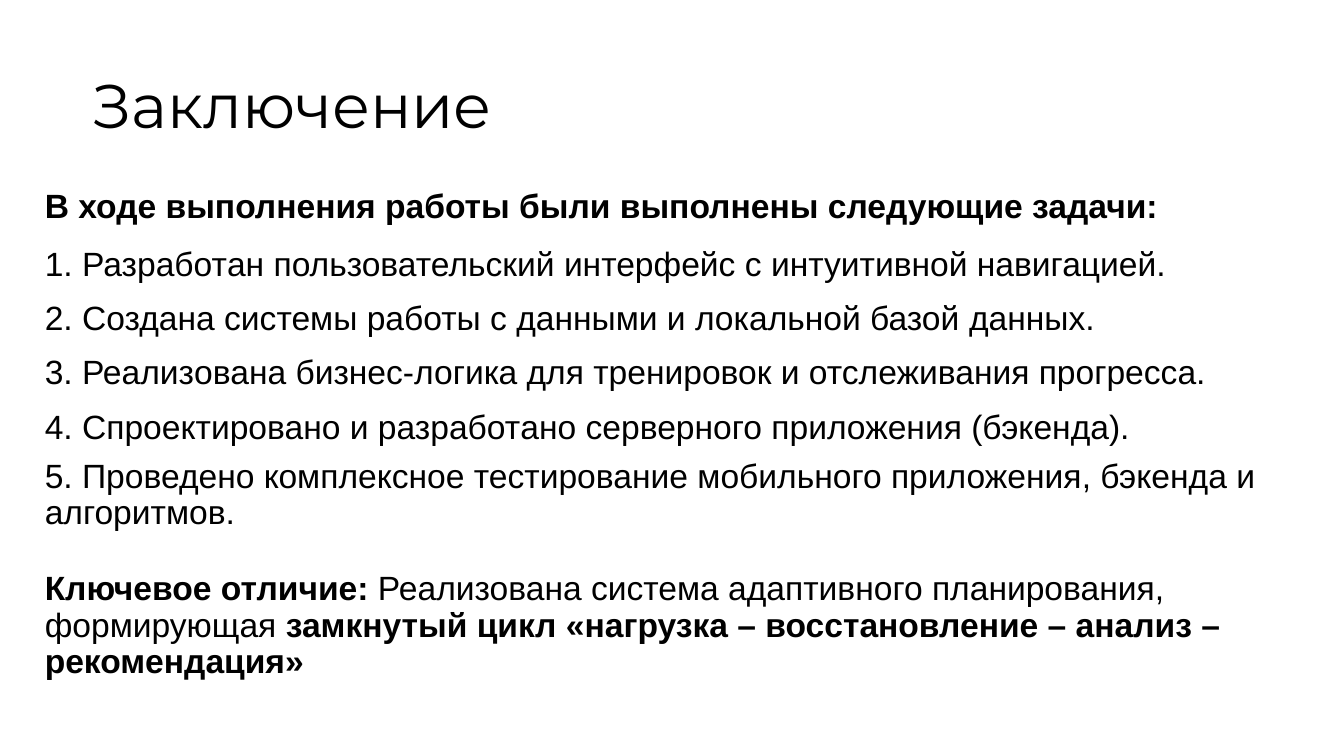
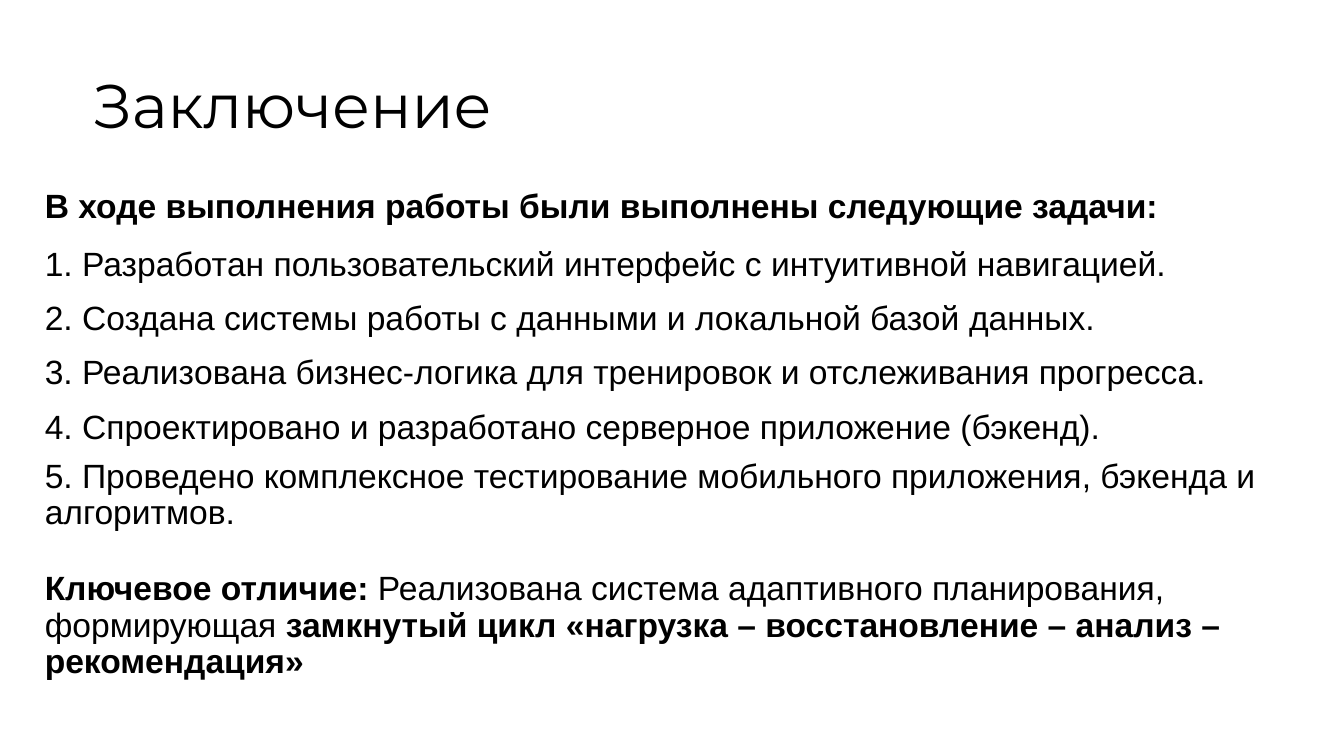
Before and after one commit to vafeenHub/VSU-scientific-activities_6-7-8-semester, a slide deck: slide 11 of src/works/diploma/presentation.odp. Drawn at 1344x756 pixels with LibreOffice and Linux fonts; fonts in the diff are those of the drawing. Boxes give left, top, right and bottom in pixels: in the first picture for what was removed or moved away, otherwise in the second. Text is boxed around its words. In the diff, an @@ line names an element or a change of style, - is before the commit and + after.

```diff
--- a/src/works/diploma/presentation.odp
+++ b/src/works/diploma/presentation.odp
@@ text at <box>45,414,1100,446</box>: text changed @@
-4. Спроектировано и разработано серверного приложения (бэкенда).
+4. Спроектировано и разработано серверное приложение (бэкенд).
```
Also in this commit, not shown: 2 other slides changed, 1 other file.
